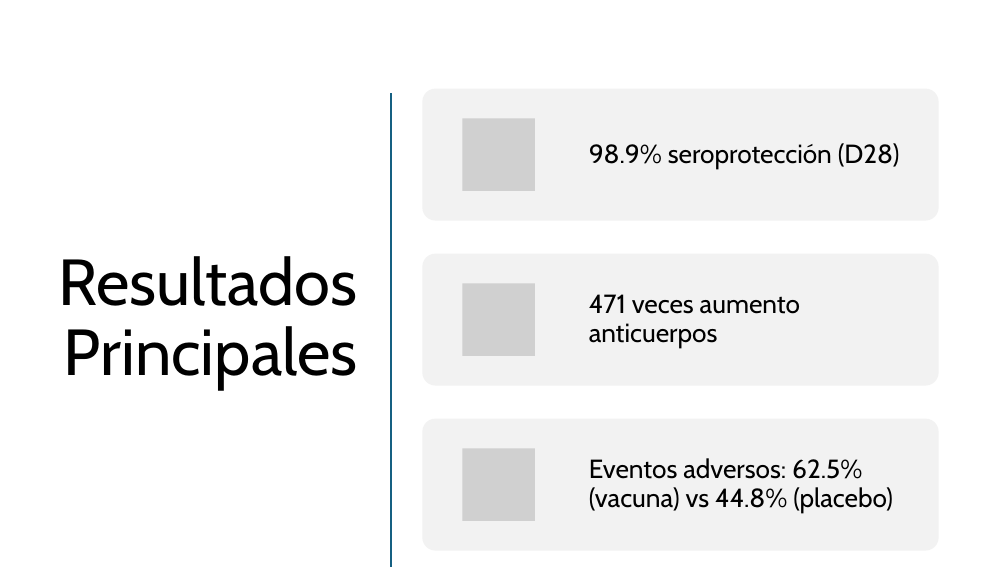
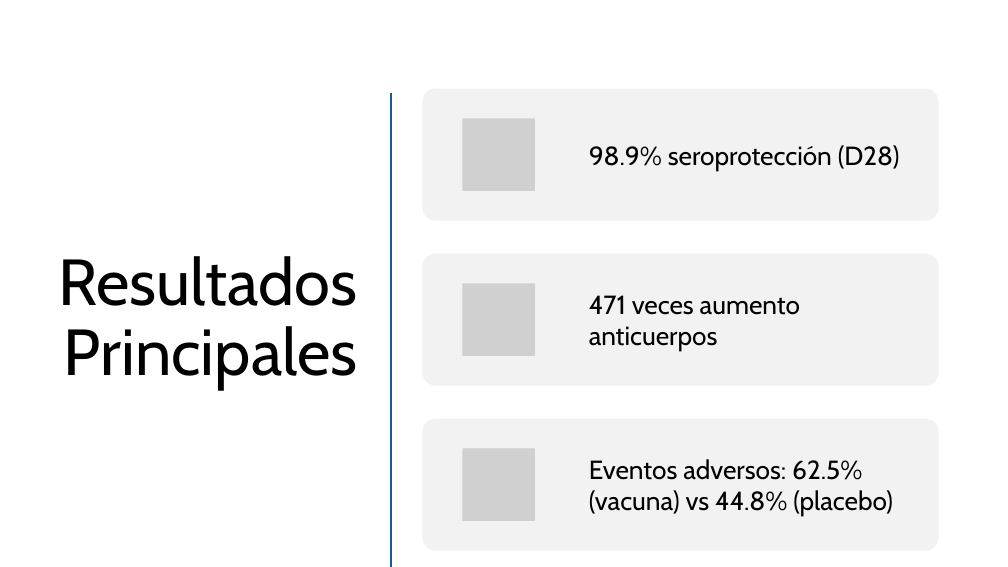
Before and after one commit to RomanLanda11/bioestadistica, a slide deck: slide 8 of tp2/Presentacion_Chikungunya.pptx (slide 6 before the commit). Drawn at 1008x567 pixels with LibreOffice and Linux fonts; fonts in the diff are those of the drawing; grey boxes stand for pictures. Boxes give left, top, right and bottom in pixels: in the first picture for what was removed or moved away, otherwise in the second. Text is boxed around its words. In the diff, an @@ line names an element or a change of style, - is before the commit and + after.

```diff
--- a/tp2/Presentacion_Chikungunya.pptx
+++ b/tp2/Presentacion_Chikungunya.pptx
@@ line spacing 0.9 to 1 in 3 elements at <box>589,145,900,171</box>, <box>589,295,800,352</box>, <box>589,459,893,517</box> @@
```
Also in this commit, not shown: 8 other slides changed, 5 slides added, 1 other file.
